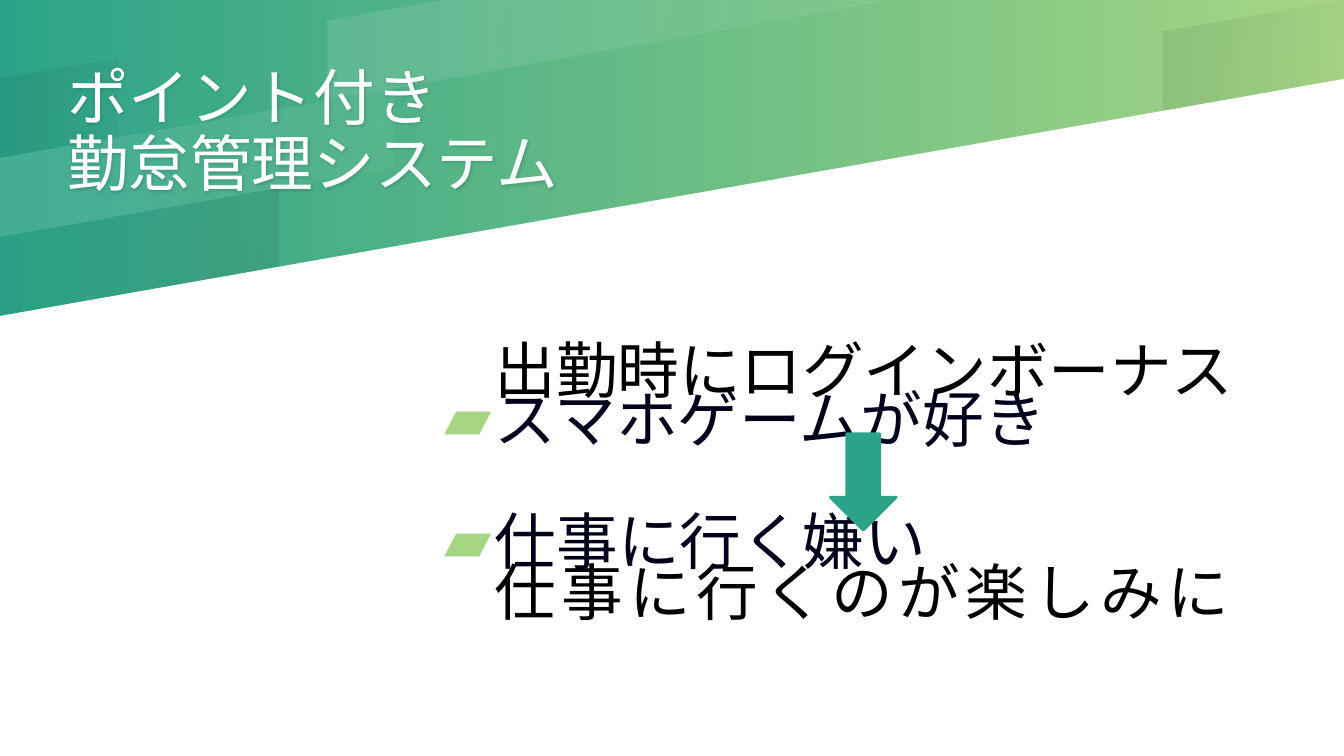
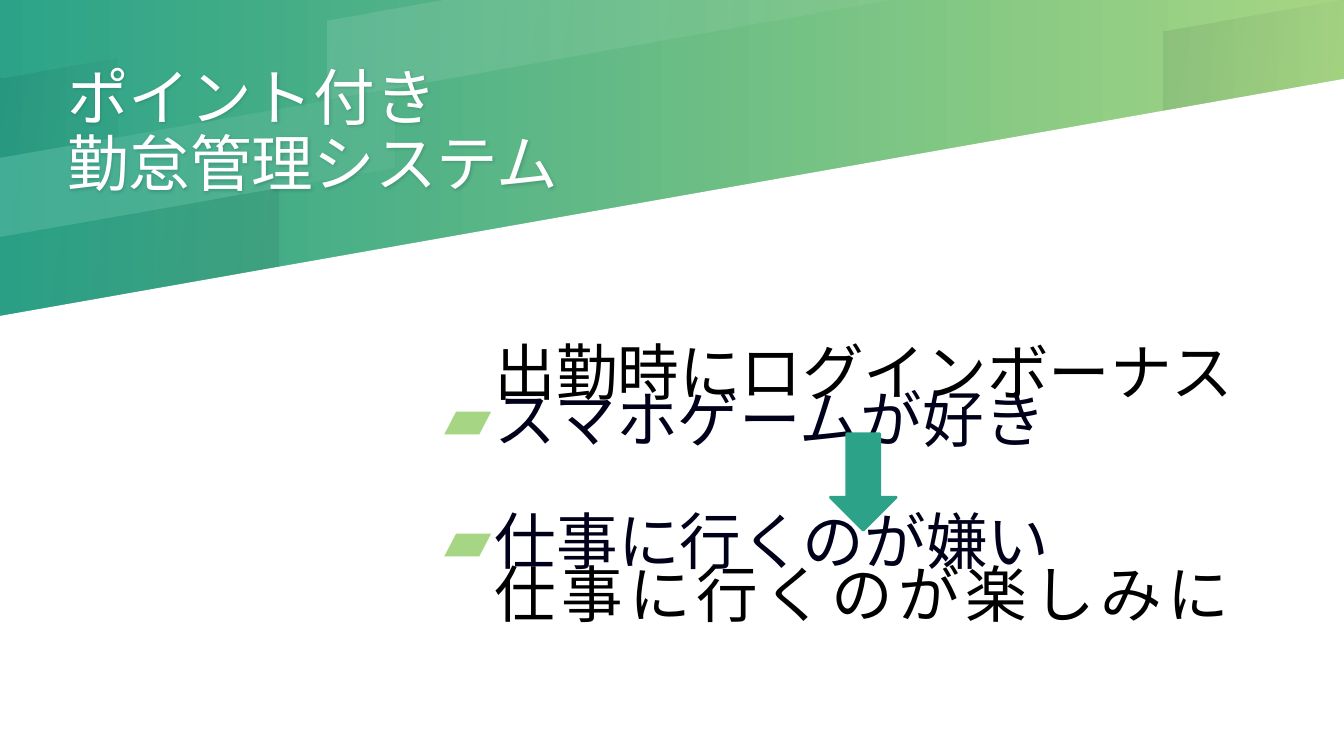
Before and after one commit to Ikeda-Tomohisa/point, a slide deck: slide 2 of PHP自作発表.pptx. Drawn at 1344x756 pixels with LibreOffice and Linux fonts; fonts in the diff are those of the drawing. Boxes give left, top, right and bottom in pixels: in the first picture for what was removed or moved away, otherwise in the second. Text is boxed around its words. In the diff, an @@ line names an element or a change of style, - is before the commit and + after.

Commit message:
powerpoint update

```diff
--- a/PHP自作発表.pptx
+++ b/PHP自作発表.pptx
@@ text at (x1=495, y1=501, x2=1049, y2=580): text changed @@
-▰ 仕事に行く嫌い
+▰ 仕事に行くのが嫌い
```
